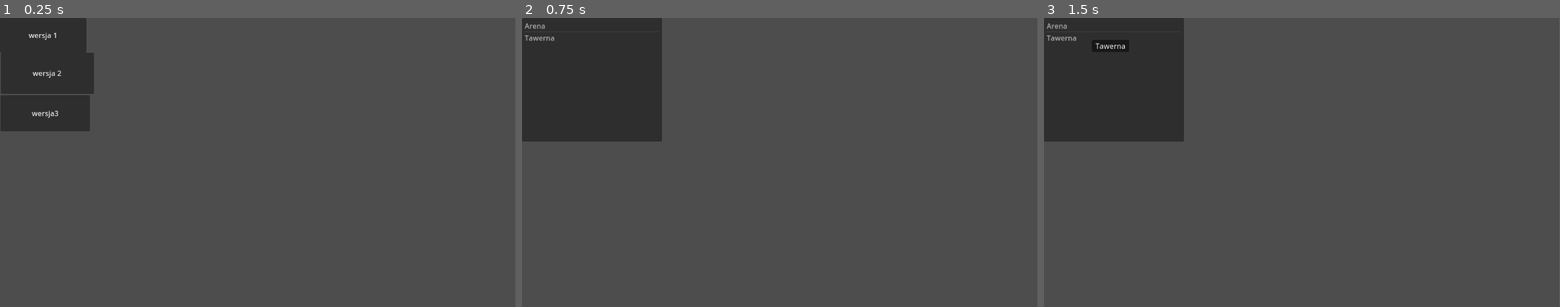
Above: before the commit, frames 1-3 (left to right).
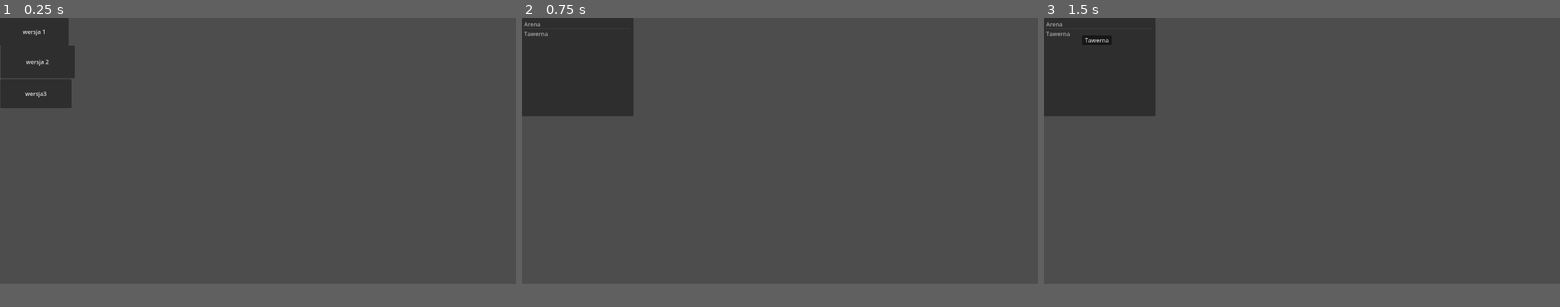
Above: after the commit, the same moments.

Repository: Okularnik2001PL/Ksssssssss
Game: Godot game, scene res://główne_menu.tscn
The game is run twice, just before and just after one commit, with the same random seed, the same clock (stepped at 60 frames per second) and the same inputs.
Inputs:
- Up to frame 1 (0.25 s): no input
- Up to frame 2 (0.75 s): click "wersja 1" at 0.5 s
- Up to frame 3 (1.5 s): no input
In our replay, the window is 799x449 before the commit and 800x413 after it. These sizes can differ from the game's own. Grey fills any space a smaller window leaves; there, only what the larger window draws over its background counts as a difference.

The runs differ from the first frame. In frame 1, 2.7% of the frame differs, in the area x 0-19%, y 0-40%; in frame 2, 4.4%; in frame 3, 4.4%, in the area x 0-28%, y 0-43%.

Commit message:
Tymkowy commit

Diff:
--- /dev/null
+++ b/ekwipunek.tscn
@@ -0,0 +1,51 @@
+[gd_scene format=3 uid="uid://bhewt3n8pdh5p"]
+
+[node name="Node2D" type="Node2D"]
+
+[node name="Button" type="Button" parent="."]
+offset_left = 100.0
+offset_top = 100.0
+offset_right = 300.0
+offset_bottom = 300.0
+
+[node name="Button2" type="Button" parent="."]
+offset_left = 100.0
+offset_top = 450.0
+offset_right = 300.0
+offset_bottom = 650.0
+
+[node name="Button3" type="Button" parent="."]
+offset_left = 450.0
+offset_top = 100.0
+offset_right = 650.0
+offset_bottom = 300.0
+
+[node name="Button4" type="Button" parent="."]
+offset_left = 450.0
+offset_top = 450.0
+offset_right = 650.0
+offset_bottom = 650.0
+
+[node name="Button5" type="Button" parent="."]
+offset_left = 800.0
+offset_top = 100.0
+offset_right = 1000.0
+offset_bottom = 300.0
+
+[node name="Button6" type="Button" parent="."]
+offset_left = 800.0
+offset_top = 450.0
+offset_right = 1000.0
+offset_bottom = 650.0
+
+[node name="Button7" type="Button" parent="."]
+offset_left = 1150.0
+offset_top = 100.0
+offset_right = 1350.0
+offset_bottom = 300.0
+
+[node name="Button8" type="Button" parent="."]
+offset_left = 1150.0
+offset_top = 450.0
+offset_right = 1350.0
+offset_bottom = 650.0
--- a/project.godot
+++ b/project.godot
@@ -23,3 +23,8 @@
 Bronie="*res://Bronie.gd"
 Enemy="*res://Enemy.gd"
 Gracz="*res://Gracz.gd"
+
+[display]
+
+window/size/viewport_width=1450
+window/size/viewport_height=750
